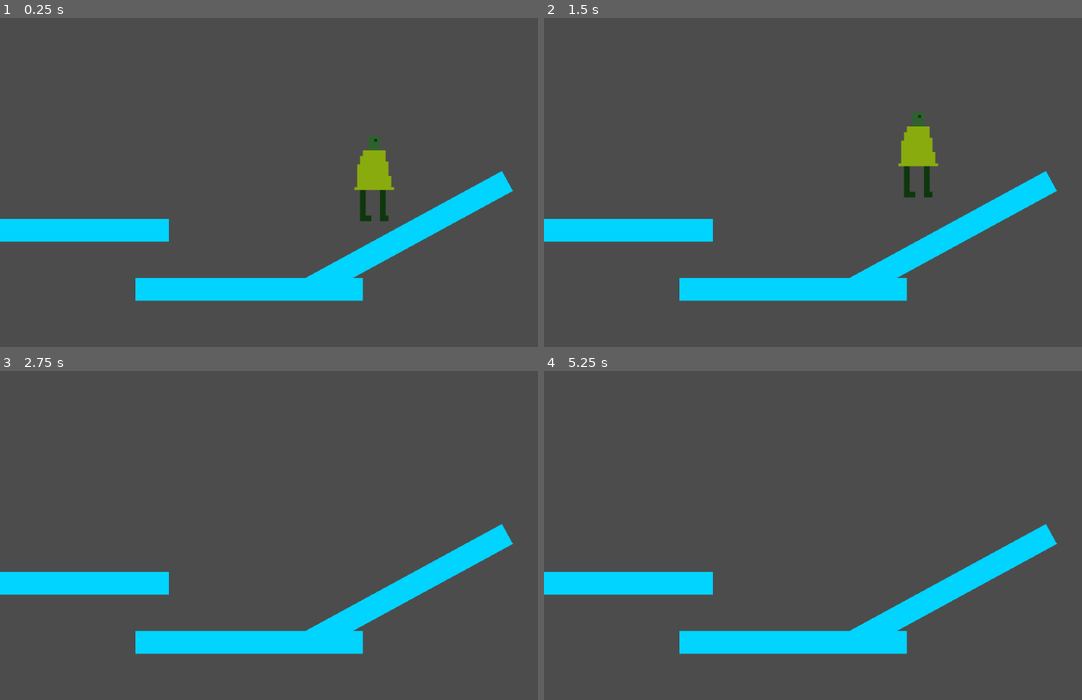
Above: before the commit, frames 1-4 (two rows, left to right).
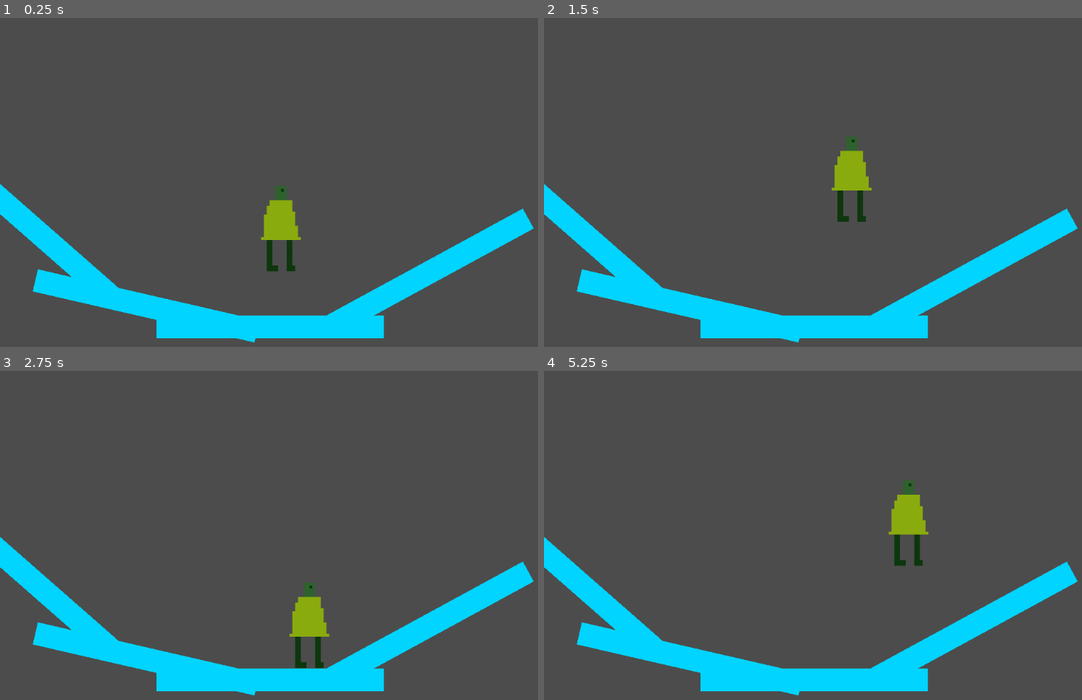
Above: after the commit, the same moments.

Repository: gutino/gamedev_studies
Game: Godot game, scene res://MainScene.tscn
The game is run twice, just before and just after one commit, with the same random seed, the same clock (stepped at 60 frames per second) and the same inputs.
Inputs:
- Up to frame 1 (0.25 s): no input
- Up to frame 2 (1.5 s): tap Enter at 1.25 s
- Up to frame 3 (2.75 s): no input
- Up to frame 4 (5.25 s): tap Space at 3.5 s; tap Enter at 5 s

The runs differ from the first frame. In frame 1, 18% of the frame differs, in the area x 0-100%, y 35-99%; in frame 2, 18%; in frame 3, 17%; in frame 4, 17%.

Commit message:
fix diagonal speed bug

Diff:
--- a/TMB_1/MainScene.tscn
+++ b/TMB_1/MainScene.tscn
@@ -8,7 +8,7 @@
 [node name="MainScene" type="Node"]
 
 [node name="Ground" type="StaticBody2D" parent="."]
-position = Vector2( 238.371, 457.584 )
+position = Vector2( 275.14, 523.769 )
 
 [node name="ColorRect" type="ColorRect" parent="Ground"]
 margin_right = 400.0
@@ -23,7 +23,7 @@
 shape = SubResource( 1 )
 
 [node name="Ground2" type="StaticBody2D" parent="."]
-position = Vector2( 531.333, 460.952 )
+position = Vector2( 568.102, 527.137 )
 rotation = -0.499122
 
 [node name="ColorRect" type="ColorRect" parent="Ground2"]
@@ -39,7 +39,8 @@
 shape = SubResource( 1 )
 
 [node name="Ground3" type="StaticBody2D" parent="."]
-position = Vector2( -103.226, 354.315 )
+position = Vector2( 66.5912, 442.675 )
+rotation = 0.226512
 
 [node name="ColorRect" type="ColorRect" parent="Ground3"]
 margin_right = 400.0
@@ -53,5 +54,21 @@
 position = Vector2( 200, 20 )
 shape = SubResource( 1 )
 
+[node name="Ground4" type="StaticBody2D" parent="."]
+position = Vector2( 182.504, 505.671 )
+rotation = -2.4209
+
+[node name="ColorRect" type="ColorRect" parent="Ground4"]
+margin_right = 400.0
+margin_bottom = 40.0
+color = Color( 0, 0.835294, 1, 1 )
+__meta__ = {
+"_edit_use_anchors_": false
+}
+
+[node name="CollisionShape2D" type="CollisionShape2D" parent="Ground4"]
+position = Vector2( 200, 20 )
+shape = SubResource( 1 )
+
 [node name="OurGuy" parent="." instance=ExtResource( 1 )]
-position = Vector2( 657.563, 283.233 )
+position = Vector2( 494.277, 295.832 )
--- a/TMB_1/OurGuy.tscn
+++ b/TMB_1/OurGuy.tscn
@@ -5,36 +5,71 @@
 [sub_resource type="GDScript" id=1]
 script/source = "extends KinematicBody2D
 
-export var _HorizontalVelocity := 300
-export var _JumpForce := -600
-export var _GravityVelocity := 300
+export var _HorizontalVelocity := 400.0
+export var _GravityVelocity := 600
+export var _JumpForce := 1300
+export var _JumpingDuration := 0.25
 
 var _IsJumping := false
+var _GoingLeft := false
 
 func _ready():
 	$JumpTimer.one_shot = true
 
+func changeSide():
+	$Sprite.flip_h = not $Sprite.flip_h
+
+func fixBoundary():
+	var windowSize = get_viewport().size
+
+	if self.position.y > windowSize.y:
+		self.position.y = 0
+	if self.position.x > windowSize.x:
+		self.position.x = 0
+
+	if self.position.x < $Sprite.get_rect().size.x*2: # Porque *2?
+		self.position.x = $Sprite.get_rect().size.x*2
+
 func _process(delta):
-
-
-
 	var finalVelocity : Vector2 = Vector2(0,_GravityVelocity)
+	var floorAngle : float
 
 	if Input.is_action_pressed(\"ui_right\"):
 		finalVelocity.x += _HorizontalVelocity
+		if _GoingLeft:
+			changeSide()
+			_GoingLeft = false
 	elif Input.is_action_pressed(\"ui_left\"):
 		finalVelocity.x -= _HorizontalVelocity
+		if not _GoingLeft:
+			changeSide()
+			_GoingLeft = true
 
 	if Input.is_action_just_pressed(\"ui_accept\") && self.is_on_floor():
 		_IsJumping = true
-		$JumpTimer.start(.2)
+		$JumpTimer.start(_JumpingDuration)
 
 	if _IsJumping:
-		finalVelocity.y += _JumpForce
-		self.move_and_slide(finalVelocity, Vector2.UP,true)
+		finalVelocity.y -= _JumpForce
+
+		if finalVelocity.x == 0:
+			if _GoingLeft:
+				finalVelocity.x -= _HorizontalVelocity/2
+			else:
+				finalVelocity.x += _HorizontalVelocity/2
+
+		self.move_and_slide(finalVelocity, Vector2.UP, true)
 	else:
-		self.move_and_slide_with_snap(finalVelocity, Vector2.DOWN*10 ,Vector2.UP,true)
+		floorAngle = get_floor_normal().angle()
+		if is_on_floor():
+			finalVelocity.y *= floorAngle
+		self.move_and_slide_with_snap(finalVelocity, Vector2.DOWN*100, Vector2.UP, true)
 
+	fixBoundary()
+	print(finalVelocity.x)
+
+func _on_JumpTimer_timeout():
+	_IsJumping = false
 "
 
 [sub_resource type="CapsuleShape2D" id=2]
@@ -55,3 +90,4 @@
 shape = SubResource( 2 )
 
 [node name="JumpTimer" type="Timer" parent="."]
+[connection signal="timeout" from="JumpTimer" to="." method="_on_JumpTimer_timeout"]
